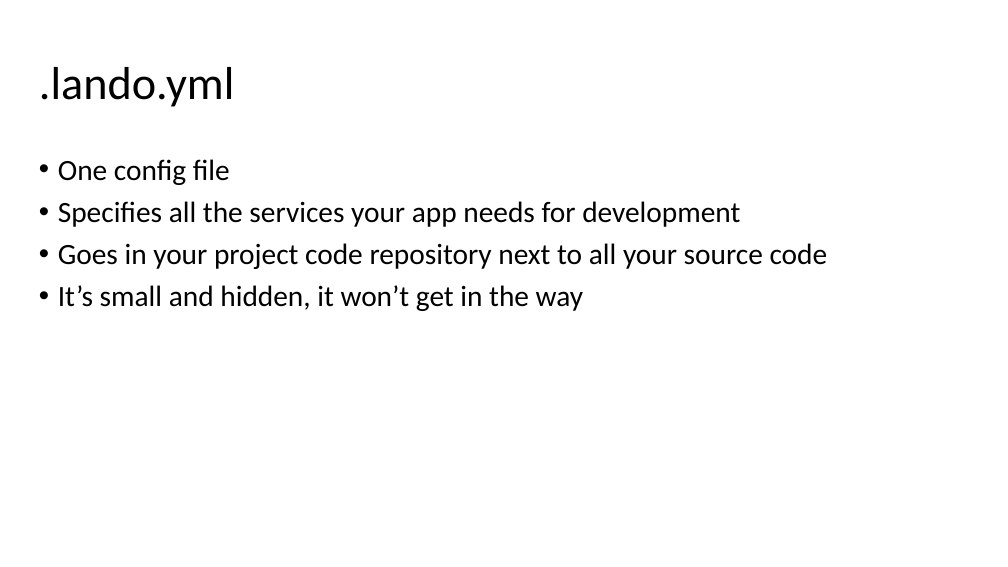
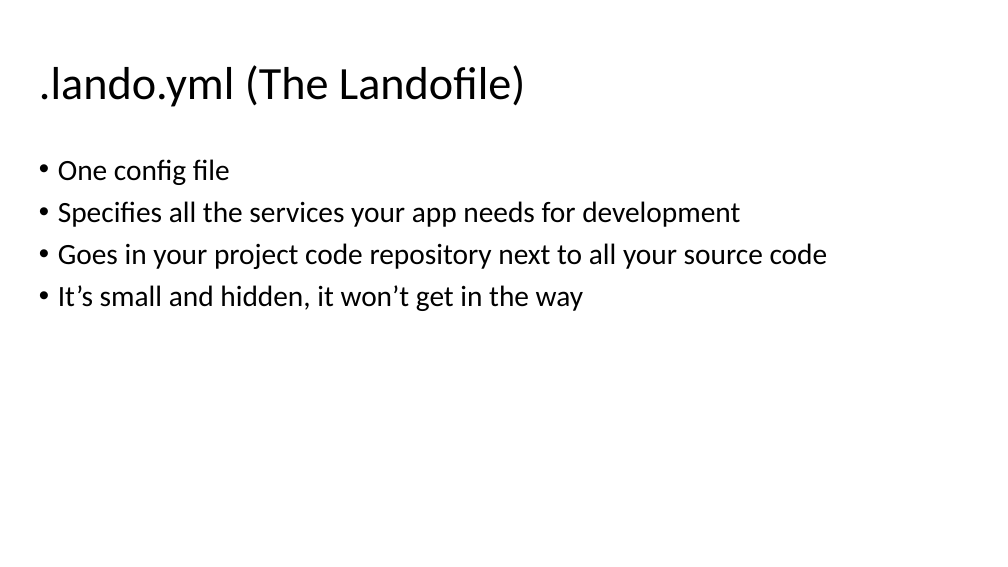
Before and after one commit to hardyoyo/code4lib2021-workshop, a slide deck: slide 16 of LearningAsWeGo-DecomposingDevEnvironmentsWithLando.pptx. Drawn at 1008x567 pixels with LibreOffice and Linux fonts; fonts in the diff are those of the drawing; background and template pictures are left out. Boxes give left, top, right and bottom in pixels: in the first picture for what was removed or moved away, otherwise in the second. Text is boxed around its words. In the diff, an @@ line names an element or a change of style, - is before the commit and + after.

```diff
--- a/LearningAsWeGo-DecomposingDevEnvironmentsWithLando.pptx
+++ b/LearningAsWeGo-DecomposingDevEnvironmentsWithLando.pptx
@@ title at bbox=[39, 65, 525, 107]: text changed @@
-.lando.yml
+.lando.yml (The Landofile)
```
Also in this commit, not shown: 1 other slide changed, 1 other file.
